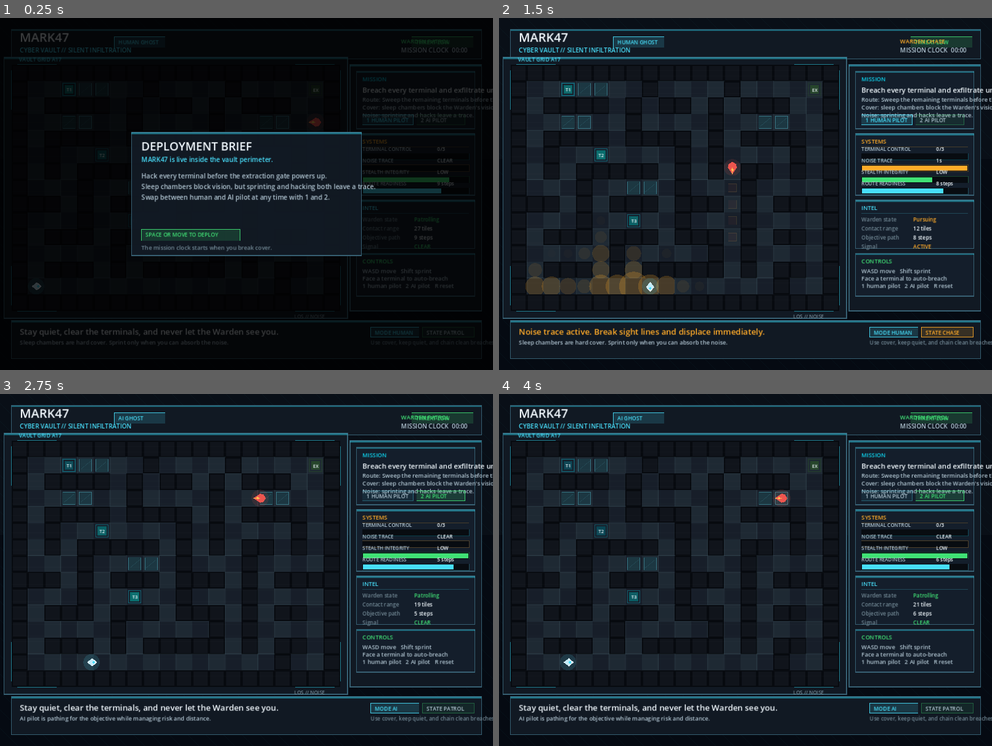
Above: before the commit, frames 1-4 (two rows, left to right).
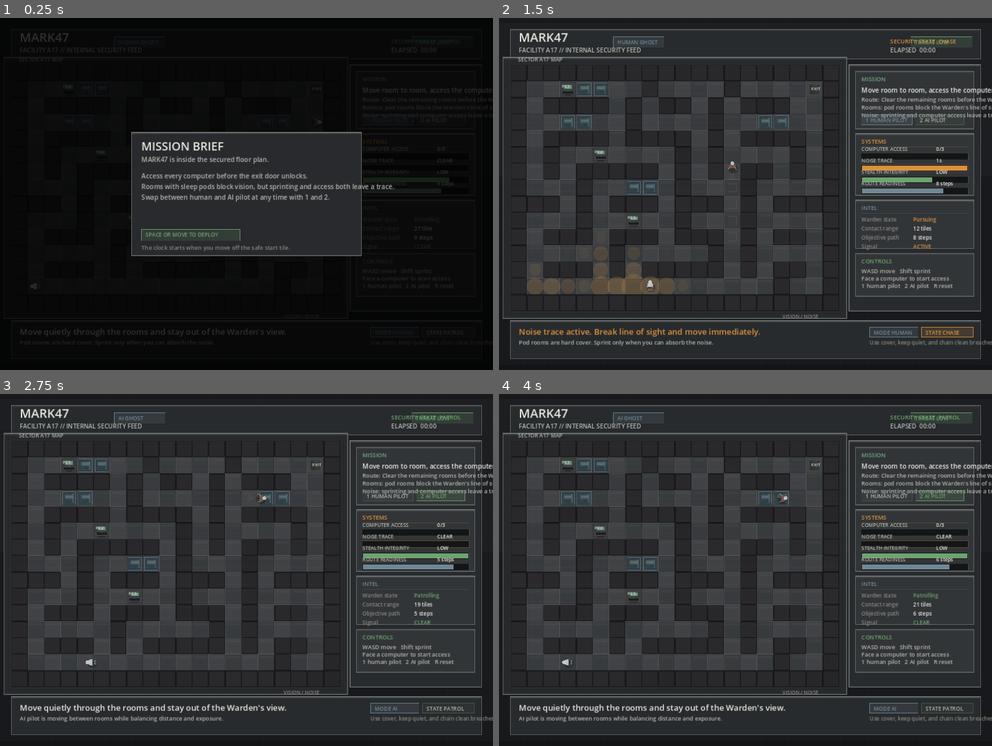
Above: after the commit, the same moments.

Repository: EmonE47/Cyber_Vault
Game: Godot game, scene res://Main.tscn
The game is run twice, just before and just after one commit, with the same random seed, the same clock (stepped at 60 frames per second) and the same inputs.
Inputs:
- Up to frame 1 (0.25 s): no input
- Up to frame 2 (1.5 s): tap Enter at 0.5 s; hold D 0.53-1.28 s; hold Shift 0.53-1.28 s; tap Space at 0.77 s; hold S from 1.28 s (still down); tap 1 at 1.35 s
- Up to frame 3 (2.75 s): tap Space at 1.52 s; release S at 2.03 s; hold D from 2.03 s (still down); tap 2 at 2.1 s
- Up to frame 4 (4 s): release D at 2.78 s; hold W 2.78-3.53 s; tap Enter at 2.85 s; tap Space at 3.02, 3.77 s; hold A from 3.53 s (still down); tap R at 3.6 s

The runs differ from the first frame. In frame 1, 4.3% of the frame differs, in the area x 2-100%, y 5-94%; in frame 2, 53%; in frame 3, 54%, in the area x 0-100%, y 2-97%; in frame 4, 54%.

Commit message:
Updated the UI

Diff:
--- a/game.gd
+++ b/game.gd
@@ -54,33 +54,33 @@
 	Vector2i(0, -1)
 ]
 
-const BG = Color(0.02, 0.04, 0.07)
-const BG_ALT = Color(0.05, 0.08, 0.11)
-const PANEL = Color(0.07, 0.1, 0.14, 0.96)
-const PANEL_SOFT = Color(0.08, 0.12, 0.17, 0.92)
-const PANEL_BORDER = Color(0.23, 0.4, 0.48, 0.92)
-const PANEL_GLOW = Color(0.18, 0.82, 0.92, 0.35)
-const FLOOR = Color(0.09, 0.12, 0.16)
-const FLOOR_ALT = Color(0.12, 0.16, 0.2)
-const GRID = Color(0.24, 0.33, 0.37, 0.28)
-const WALL = Color(0.03, 0.04, 0.06)
-const WALL_EDGE = Color(0.13, 0.16, 0.2)
-const SLEEP_ROOM = Color(0.11, 0.22, 0.26)
-const SLEEP_BORDER = Color(0.29, 0.63, 0.7)
-const GHOST = Color(0.9, 0.96, 1.0)
-const GHOST_ACCENT = Color(0.28, 0.87, 0.98)
-const WARDEN = Color(0.96, 0.34, 0.31)
-const WARDEN_ACCENT = Color(1.0, 0.74, 0.31)
-const TERMINAL = Color(0.05, 0.84, 0.95)
-const HACKED = Color(1.0, 0.84, 0.24)
-const EXIT_OFF = Color(0.15, 0.27, 0.17)
-const EXIT_ON = Color(0.2, 0.9, 0.33)
-const TEXT = Color(0.95, 0.98, 1.0)
-const DIM = Color(0.69, 0.77, 0.82)
-const MUTED = Color(0.44, 0.53, 0.58)
-const ALERT = Color(1.0, 0.67, 0.16)
-const GOOD = Color(0.25, 0.88, 0.46)
-const SHADE = Color(0, 0, 0, 0.76)
+const BG = Color(0.09, 0.1, 0.11)
+const BG_ALT = Color(0.15, 0.16, 0.17)
+const PANEL = Color(0.16, 0.17, 0.18, 0.97)
+const PANEL_SOFT = Color(0.2, 0.21, 0.22, 0.94)
+const PANEL_BORDER = Color(0.42, 0.43, 0.43, 0.96)
+const PANEL_GLOW = Color(0.7, 0.72, 0.68, 0.16)
+const FLOOR = Color(0.22, 0.23, 0.24)
+const FLOOR_ALT = Color(0.25, 0.26, 0.27)
+const GRID = Color(0.52, 0.52, 0.49, 0.18)
+const WALL = Color(0.1, 0.1, 0.11)
+const WALL_EDGE = Color(0.29, 0.29, 0.3)
+const SLEEP_ROOM = Color(0.18, 0.25, 0.28)
+const SLEEP_BORDER = Color(0.5, 0.59, 0.62)
+const GHOST = Color(0.74, 0.77, 0.8)
+const GHOST_ACCENT = Color(0.44, 0.53, 0.58)
+const WARDEN = Color(0.47, 0.34, 0.31)
+const WARDEN_ACCENT = Color(0.77, 0.64, 0.43)
+const TERMINAL = Color(0.44, 0.67, 0.52)
+const HACKED = Color(0.86, 0.66, 0.28)
+const EXIT_OFF = Color(0.2, 0.22, 0.2)
+const EXIT_ON = Color(0.39, 0.63, 0.43)
+const TEXT = Color(0.91, 0.91, 0.88)
+const DIM = Color(0.7, 0.71, 0.68)
+const MUTED = Color(0.52, 0.53, 0.5)
+const ALERT = Color(0.86, 0.57, 0.24)
+const GOOD = Color(0.43, 0.64, 0.44)
+const SHADE = Color(0, 0, 0, 0.8)
 
 var font = null
 var rng = RandomNumberGenerator.new()
@@ -887,11 +887,13 @@
 
 func draw_backdrop():
 	draw_rect(Rect2(0, 0, SCREEN_W, SCREEN_H), BG)
-	draw_rect(Rect2(0, 0, SCREEN_W, SCREEN_H * 0.4), alpha_color(BG_ALT, 0.5))
-	for y in range(0, SCREEN_H, 24):
-		draw_line(Vector2(0, y), Vector2(SCREEN_W, y), alpha_color(TEXT, 0.018), 1.0)
-	for x in range(-SCREEN_H, SCREEN_W, 44):
-		draw_line(Vector2(x, 0), Vector2(x + SCREEN_H, SCREEN_H), alpha_color(PANEL_GLOW, 0.035), 1.0)
+	draw_rect(Rect2(0, 0, SCREEN_W, SCREEN_H * 0.45), alpha_color(BG_ALT, 0.32))
+	for y in range(0, SCREEN_H, 20):
+		draw_line(Vector2(0, y), Vector2(SCREEN_W, y), alpha_color(TEXT, 0.012), 1.0)
+	for x in range(0, SCREEN_W, 64):
+		draw_line(Vector2(x, 0), Vector2(x, SCREEN_H), alpha_color(PANEL_GLOW, 0.025), 1.0)
+	draw_rect(Rect2(0, 0, SCREEN_W, 12), alpha_color(Color.BLACK, 0.18))
+	draw_rect(Rect2(0, SCREEN_H - 12, SCREEN_W, 12), alpha_color(Color.BLACK, 0.22))
 
 
 func draw_header():
@@ -899,11 +901,11 @@
 	var rect_end = rect.position + rect.size
 	draw_panel(rect, PANEL, PANEL_BORDER)
 	draw_string(font, rect.position + Vector2(20, 30), "MARK47", HORIZONTAL_ALIGNMENT_LEFT, -1, 30, TEXT)
-	draw_string(font, rect.position + Vector2(20, 56), "CYBER VAULT // SILENT INFILTRATION", HORIZONTAL_ALIGNMENT_LEFT, -1, 15, GHOST_ACCENT)
+	draw_string(font, rect.position + Vector2(20, 56), "FACILITY A17 // INTERNAL SECURITY FEED", HORIZONTAL_ALIGNMENT_LEFT, -1, 15, DIM)
 	draw_chip(Rect2(rect.position.x + 250, rect.position.y + 18, 124, 26), ghost_mode_name().to_upper(), GHOST_ACCENT, true)
 	draw_chip(Rect2(rect_end.x - 170, rect.position.y + 18, 150, 26), "THREAT " + danger_label(), danger_color(), true)
-	draw_string(font, Vector2(rect_end.x - 196, rect.position.y + 34), "WARDEN " + short_ai_state(), HORIZONTAL_ALIGNMENT_LEFT, -1, 14, ai_state_color())
-	draw_string(font, Vector2(rect_end.x - 196, rect.position.y + 56), "MISSION CLOCK  " + format_time(mission_time), HORIZONTAL_ALIGNMENT_LEFT, -1, 15, DIM)
+	draw_string(font, Vector2(rect_end.x - 220, rect.position.y + 34), "SECURITY STATE  " + short_ai_state(), HORIZONTAL_ALIGNMENT_LEFT, -1, 14, ai_state_color())
+	draw_string(font, Vector2(rect_end.x - 220, rect.position.y + 56), "ELAPSED  " + format_time(mission_time), HORIZONTAL_ALIGNMENT_LEFT, -1, 15, DIM)
 
 
 func draw_world_frame():
@@ -911,17 +913,15 @@
 	var rect = world_rect()
 	var rect_end = rect.position + rect.size
 	draw_panel(outer, PANEL, PANEL_BORDER)
-	draw_rect(rect, alpha_color(Color(0.01, 0.02, 0.03), 0.55))
-	draw_line(rect.position + Vector2(14, 0), rect.position + Vector2(110, 0), alpha_color(PANEL_GLOW, 0.55), 2.0)
-	draw_line(rect.position + Vector2(0, 14), rect.position + Vector2(0, 110), alpha_color(PANEL_GLOW, 0.55), 2.0)
-	draw_line(Vector2(rect_end.x - 14, rect.position.y), Vector2(rect_end.x - 110, rect.position.y), alpha_color(PANEL_GLOW, 0.55), 2.0)
-	draw_line(Vector2(rect_end.x, rect.position.y + 14), Vector2(rect_end.x, rect.position.y + 110), alpha_color(PANEL_GLOW, 0.55), 2.0)
-	draw_line(Vector2(rect.position.x, rect_end.y - 14), Vector2(rect.position.x, rect_end.y - 110), alpha_color(PANEL_GLOW, 0.55), 2.0)
-	draw_line(Vector2(rect.position.x + 14, rect_end.y), Vector2(rect.position.x + 110, rect_end.y), alpha_color(PANEL_GLOW, 0.55), 2.0)
-	draw_line(Vector2(rect_end.x - 14, rect_end.y), Vector2(rect_end.x - 110, rect_end.y), alpha_color(PANEL_GLOW, 0.55), 2.0)
-	draw_line(Vector2(rect_end.x, rect_end.y - 14), Vector2(rect_end.x, rect_end.y - 110), alpha_color(PANEL_GLOW, 0.55), 2.0)
-	draw_string(font, rect.position + Vector2(18, -8), "VAULT GRID A17", HORIZONTAL_ALIGNMENT_LEFT, -1, 13, GHOST_ACCENT)
-	draw_string(font, Vector2(rect_end.x - 112, rect_end.y + 18), "LOS // NOISE", HORIZONTAL_ALIGNMENT_LEFT, -1, 12, MUTED)
+	draw_rect(rect, alpha_color(Color(0.04, 0.04, 0.05), 0.86))
+	draw_rect(rect.grow(8), alpha_color(Color.BLACK, 0.12), false, 1.0)
+	draw_line(rect.position + Vector2(0, 1), Vector2(rect_end.x, rect.position.y + 1), alpha_color(TEXT, 0.12), 2.0)
+	draw_line(rect.position + Vector2(1, 0), Vector2(rect.position.x + 1, rect_end.y), alpha_color(TEXT, 0.08), 2.0)
+	draw_line(Vector2(rect.position.x, rect_end.y - 1), Vector2(rect_end.x, rect_end.y - 1), alpha_color(Color.BLACK, 0.28), 2.0)
+	draw_line(Vector2(rect_end.x - 1, rect.position.y), Vector2(rect_end.x - 1, rect_end.y), alpha_color(Color.BLACK, 0.28), 2.0)
+	draw_string(font, rect.position + Vector2(18, -8), "SECTOR A17 MAP", HORIZONTAL_ALIGNMENT_LEFT, -1, 13, DIM)
+	draw_string(font, Vector2(rect_end.x - 138, rect_end.y + 18), "VISION / NOISE", HORIZONTAL_ALIGNMENT_LEFT, -1, 12, MUTED)
+	draw_corner_bolts(outer)
 
 
 func draw_world():
@@ -929,22 +929,36 @@
 		for x in range(GRID_W):
 			var tile = Vector2i(x, y)
 			var rect = tile_rect(tile)
+			var wear = tile_wear(tile)
 			if wall_lookup.has(tile):
 				draw_rect(rect, WALL)
-				draw_rect(rect.grow(-3), alpha_color(WALL_EDGE, 0.32))
+				draw_rect(rect.grow(-2), alpha_color(WALL_EDGE, 0.26 + wear * 0.08))
+				draw_line(rect.position + Vector2(0, 1), rect.position + Vector2(rect.size.x, 1), alpha_color(TEXT, 0.05), 1.0)
+				draw_line(rect.position + Vector2(1, 0), rect.position + Vector2(1, rect.size.y), alpha_color(TEXT, 0.04), 1.0)
+				draw_line(rect.position + Vector2(rect.size.x - 1, 0), rect.position + Vector2(rect.size.x - 1, rect.size.y), alpha_color(Color.BLACK, 0.18), 1.0)
+				draw_line(rect.position + Vector2(0, rect.size.y - 1), rect.position + Vector2(rect.size.x, rect.size.y - 1), alpha_color(Color.BLACK, 0.18), 1.0)
 			else:
 				var floor_color = FLOOR if (x + y) % 2 == 0 else FLOOR_ALT
 				draw_rect(rect, floor_color)
+				draw_line(rect.position + Vector2(0, rect.size.y - 1), rect.position + Vector2(rect.size.x, rect.size.y - 1), alpha_color(Color.BLACK, 0.12), 1.0)
+				draw_line(rect.position + Vector2(rect.size.x - 1, 0), rect.position + Vector2(rect.size.x - 1, rect.size.y), alpha_color(Color.BLACK, 0.12), 1.0)
+				draw_rect(Rect2(rect.position + Vector2(4, 4), Vector2(rect.size.x - 8, 6)), alpha_color(TEXT, 0.015 + wear * 0.018))
+				if int(wear * 10.0) % 3 == 0:
+					draw_line(rect.position + Vector2(8, 24), rect.position + Vector2(rect.size.x - 7, 20), alpha_color(Color.BLACK, 0.08), 1.0)
 				draw_rect(rect, GRID, false, 1.0)
-				draw_rect(Rect2(rect.position + Vector2(3, 3), rect.size - Vector2(6, 6)), alpha_color(TEXT, 0.012), false, 1.0)
 				if sleep_lookup.has(tile):
-					draw_rect(rect.grow(-4), alpha_color(SLEEP_ROOM, 0.95))
-					draw_rect(rect.grow(-5), alpha_color(SLEEP_BORDER, 0.6), false, 1.0)
-					draw_line(rect.position + Vector2(8, rect.size.y - 10), rect.position + Vector2(rect.size.x - 8, 10), alpha_color(SLEEP_BORDER, 0.2), 1.0)
+					var room = rect.grow(-4)
+					draw_rect(room, alpha_color(SLEEP_ROOM, 0.95))
+					draw_rect(room, alpha_color(SLEEP_BORDER, 0.55), false, 1.0)
+					var bunk = Rect2(room.position + Vector2(5, 7), Vector2(room.size.x - 10, 11))
+					draw_rect(bunk, alpha_color(TEXT, 0.08))
+					draw_rect(Rect2(bunk.position + Vector2(2, 2), Vector2(bunk.size.x - 4, bunk.size.y - 4)), alpha_color(TEXT, 0.16))
+					draw_rect(Rect2(room.position + Vector2(room.size.x - 8, 5), Vector2(4, room.size.y - 10)), alpha_color(SLEEP_BORDER, 0.24))
+					draw_line(rect.position + Vector2(7, rect.size.y - 9), rect.position + Vector2(rect.size.x - 7, 9), alpha_color(SLEEP_BORDER, 0.12), 1.0)
 				var heat_value = float(heat[y][x])
 				if heat_value > 0.25:
 					var alpha = minf(0.22, heat_value * 0.03)
-					draw_circle(tile_center(tile), 9.0 + heat_value * 2.4, alpha_color(ALERT, alpha))
+					draw_circle(tile_center(tile), 8.0 + heat_value * 2.0, alpha_color(ALERT, alpha))
 
 	for terminal in terminal_tiles:
 		draw_terminal(terminal, terminal_tiles.find(terminal) + 1)
@@ -964,26 +978,37 @@
 
 func draw_terminal(terminal, index):
 	var pulse = 0.5 + 0.5 * sin(ambient_time * 4.0 + float(index))
-	var rect = Rect2(terminal.x * TILE_SIZE + WORLD_OFFSET_X + 9, terminal.y * TILE_SIZE + WORLD_OFFSET_Y + 9, TILE_SIZE - 18, TILE_SIZE - 18)
-	var fill = HACKED if hacked_lookup.has(terminal) else Color(0.04, 0.25 + pulse * 0.18, 0.31 + pulse * 0.12)
-	var outline = HACKED if hacked_lookup.has(terminal) else TERMINAL
-	draw_rect(rect, fill)
-	draw_rect(rect.grow(4), alpha_color(outline, 0.28 + pulse * 0.1), false, 2.0)
-	draw_rect(Rect2(rect.position + Vector2(4, 4), rect.size - Vector2(8, 8)), alpha_color(TEXT, 0.07), false, 1.0)
-	draw_line(rect.position + Vector2(5, rect.size.y * 0.58), rect.position + Vector2(rect.size.x - 5, rect.size.y * 0.58), alpha_color(TEXT, 0.18), 1.0)
-	draw_string(font, rect.position + Vector2(5, 16), "T" + str(index), HORIZONTAL_ALIGNMENT_LEFT, -1, 11, TEXT)
+	var tile = tile_rect(terminal)
+	var desk = Rect2(tile.position + Vector2(5, 23), Vector2(TILE_SIZE - 10, 8))
+	var monitor_frame = Rect2(tile.position + Vector2(9, 8), Vector2(TILE_SIZE - 18, 12))
+	var monitor_glow = HACKED if hacked_lookup.has(terminal) else TERMINAL
+	draw_rect(desk, alpha_color(WALL_EDGE, 0.85))
+	draw_rect(Rect2(desk.position + Vector2(2, 1), Vector2(desk.size.x - 4, desk.size.y - 2)), alpha_color(Color(0.11, 0.11, 0.12), 0.95))
+	draw_rect(Rect2(tile.position + Vector2(TILE_SIZE * 0.5 - 1, 20), Vector2(2, 5)), alpha_color(WALL_EDGE, 0.9))
+	draw_rect(monitor_frame, alpha_color(WALL_EDGE, 0.88))
+	draw_rect(Rect2(monitor_frame.position + Vector2(2, 2), Vector2(monitor_frame.size.x - 4, monitor_frame.size.y - 4)), alpha_color(monitor_glow, 0.7 + pulse * 0.1))
+	draw_line(monitor_frame.position + Vector2(3, monitor_frame.size.y - 4), monitor_frame.position + Vector2(monitor_frame.size.x - 3, monitor_frame.size.y - 4), alpha_color(TEXT, 0.1), 1.0)
+	draw_rect(Rect2(tile.position + Vector2(12, 32), Vector2(TILE_SIZE - 24, 3)), alpha_color(Color.BLACK, 0.3))
+	draw_string(font, tile.position + Vector2(5, 16), "PC" + str(index), HORIZONTAL_ALIGNMENT_LEFT, -1, 10, TEXT)
 	if hack_target == terminal:
-		draw_rect(rect.grow(7), alpha_color(ALERT, 0.8), false, 2.0)
+		draw_rect(monitor_frame.grow(6), alpha_color(ALERT, 0.7), false, 2.0)
 		draw_circle(tile_center(terminal), 18.0 + pulse * 5.0, alpha_color(ALERT, 0.12))
 
 
 func draw_exit_tile():
 	var pulse = 0.5 + 0.5 * sin(ambient_time * 3.2)
 	var fill = EXIT_ON if all_hacked() else EXIT_OFF
-	var rect = Rect2(exit_tile.x * TILE_SIZE + WORLD_OFFSET_X + 10, exit_tile.y * TILE_SIZE + WORLD_OFFSET_Y + 10, TILE_SIZE - 20, TILE_SIZE - 20)
-	draw_rect(rect, fill)
-	draw_rect(rect.grow(5), alpha_color(fill, 0.35 + pulse * 0.18), false, 2.0)
-	draw_string(font, rect.position + Vector2(4, 16), "EX", HORIZONTAL_ALIGNMENT_LEFT, -1, 11, TEXT)
+	var rect = Rect2(exit_tile.x * TILE_SIZE + WORLD_OFFSET_X + 6, exit_tile.y * TILE_SIZE + WORLD_OFFSET_Y + 6, TILE_SIZE - 12, TILE_SIZE - 12)
+	var half_w = rect.size.x * 0.5 - 2.0
+	var left = Rect2(rect.position + Vector2(2, 2), Vector2(half_w, rect.size.y - 4))
+	var right = Rect2(Vector2(rect.position.x + rect.size.x - half_w - 2.0, rect.position.y + 2), Vector2(half_w, rect.size.y - 4))
+	draw_rect(rect, alpha_color(WALL_EDGE, 0.82))
+	draw_rect(left, fill.darkened(0.12))
+	draw_rect(right, fill)
+	draw_line(Vector2(rect.position.x + rect.size.x * 0.5, rect.position.y + 3), Vector2(rect.position.x + rect.size.x * 0.5, rect.position.y + rect.size.y - 3), alpha_color(Color.BLACK, 0.28), 1.0)
+	draw_rect(Rect2(rect.position + Vector2(6, 4), Vector2(rect.size.x - 12, 3)), alpha_color(TEXT, 0.08))
+	draw_rect(Rect2(rect.position + Vector2(rect.size.x * 0.5 - 3, 6), Vector2(6, 4)), alpha_color(fill, 0.65 + pulse * 0.2))
+	draw_string(font, rect.position + Vector2(6, 16), "EXIT", HORIZONTAL_ALIGNMENT_LEFT, -1, 10, TEXT)
 
 
 func draw_vision_tiles():
@@ -1006,33 +1031,44 @@
 func draw_ghost_actor(pos):
 	var facing = unit_dir(ghost_facing)
 	var side = Vector2(-facing.y, facing.x)
-	var body = PackedVector2Array([
-		pos + facing * 14.0,
-		pos + side * 10.0 + facing * 2.0,
-		pos - facing * 11.0,
-		pos - side * 10.0 + facing * 2.0
+	var torso = PackedVector2Array([
+		pos + side * 8.0 + facing * 2.0,
+		pos + side * 6.0 - facing * 7.0,
+		pos - side * 6.0 - facing * 7.0,
+		pos - side * 8.0 + facing * 2.0
 	])
-	draw_circle(pos, 18.0 + (0.5 + 0.5 * sin(ambient_time * 5.0)) * 2.0, alpha_color(GHOST_ACCENT, 0.14))
-	draw_colored_polygon(body, alpha_color(GHOST, 0.96))
-	draw_circle(pos, 7.0, alpha_color(GHOST_ACCENT, 0.18))
-	draw_circle(pos + facing * 5.0, 3.0, GHOST_ACCENT)
+	var leg_left = pos + side * 3.0 + facing * 8.0
+	var leg_right = pos - side * 3.0 + facing * 8.0
+	draw_circle(pos + Vector2(2, 3), 11.0, alpha_color(Color.BLACK, 0.22))
+	draw_colored_polygon(torso, alpha_color(GHOST, 0.96))
+	draw_circle(pos - facing * 10.0, 4.5, alpha_color(TEXT, 0.78))
+	draw_circle(leg_left, 2.6, alpha_color(GHOST_ACCENT, 0.65))
+	draw_circle(leg_right, 2.6, alpha_color(GHOST_ACCENT, 0.65))
+	draw_line(pos - side * 5.0 - facing * 1.0, pos - side * 8.0 + facing * 4.0, alpha_color(GHOST_ACCENT, 0.55), 2.0)
+	draw_line(pos + side * 5.0 - facing * 1.0, pos + side * 8.0 + facing * 4.0, alpha_color(GHOST_ACCENT, 0.55), 2.0)
 
 
 func draw_warden_actor(pos):
 	var facing = unit_dir(warden_facing)
 	var side = Vector2(-facing.y, facing.x)
-	var body = PackedVector2Array([
-		pos + facing * 17.0,
-		pos + side * 11.0,
-		pos - facing * 8.0 + side * 9.0,
-		pos - facing * 14.0,
-		pos - facing * 8.0 - side * 9.0,
-		pos - side * 11.0
+	var torso = PackedVector2Array([
+		pos + side * 9.0 + facing * 1.0,
+		pos + side * 7.0 - facing * 8.0,
+		pos - side * 7.0 - facing * 8.0,
+		pos - side * 9.0 + facing * 1.0
 	])
-	draw_circle(pos, 20.0 + (0.5 + 0.5 * sin(ambient_time * 8.0)) * 1.8, alpha_color(WARDEN, 0.11))
-	draw_colored_polygon(body, alpha_color(WARDEN, 0.96))
-	draw_line(pos, pos + facing * 16.0, alpha_color(WARDEN_ACCENT, 0.95), 2.0)
-	draw_circle(pos + facing * 6.0, 3.0, WARDEN_ACCENT)
+	var beam = PackedVector2Array([
+		pos + facing * 5.0,
+		pos + facing * 30.0 + side * 10.0,
+		pos + facing * 30.0 - side * 10.0
+	])
+	draw_circle(pos + Vector2(2, 3), 12.0, alpha_color(Color.BLACK, 0.24))
+	draw_colored_polygon(beam, alpha_color(WARDEN_ACCENT, 0.055))
+	draw_colored_polygon(torso, alpha_color(WARDEN, 0.96))
+	draw_circle(pos - facing * 10.0, 4.6, alpha_color(TEXT, 0.74))
+	draw_line(pos + side * 6.0 - facing * 1.0, pos + side * 11.0 + facing * 5.0, alpha_color(WARDEN_ACCENT, 0.68), 2.0)
+	draw_line(pos - side * 6.0 - facing * 1.0, pos - side * 10.0 + facing * 6.0, alpha_color(WARDEN_ACCENT, 0.5), 2.0)
+	draw_line(pos, pos + facing * 14.0, alpha_color(Color.BLACK, 0.38), 2.0)
 
 
 func draw_hack_feedback(ghost_pos):
@@ -1065,11 +1101,11 @@
 func draw_mission_card(rect):
 	draw_panel(rect, PANEL_SOFT, PANEL_BORDER)
 	draw_card_title(rect, "MISSION", TERMINAL)
-	draw_string(font, rect.position + Vector2(14, 52), "Breach every terminal and exfiltrate unseen.", HORIZONTAL_ALIGNMENT_LEFT, -1, 17, TEXT)
+	draw_string(font, rect.position + Vector2(14, 52), "Move room to room, access the computers, and get out unseen.", HORIZONTAL_ALIGNMENT_LEFT, -1, 16, TEXT)
 	draw_text_lines([
 		"Route: " + objective_summary(),
-		"Cover: sleep chambers block the Warden's vision.",
-		"Noise: sprinting and hacks leave a trace."
+		"Rooms: pod rooms block the Warden's line of sight.",
+		"Noise: sprinting and computer access leave a trace."
 	], rect.position + Vector2(14, 74), 14, 19, DIM)
 	var chip_y = rect.position.y + rect.size.y - 34
 	draw_chip(Rect2(rect.position.x + 14, chip_y, 124, 24), "1 HUMAN PILOT", GHOST_ACCENT, ghost_mode == GHOST_MODE_HUMAN)
@@ -1082,7 +1118,7 @@
 	var x = rect.position.x + 14
 	var y = rect.position.y + 48
 	var w = rect.size.x - 28
-	draw_progress_bar(Rect2(x, y, w, 16), "TERMINAL CONTROL", hack_ratio(), TERMINAL, str(hacked_lookup.size()) + "/" + str(terminal_tiles.size()))
+	draw_progress_bar(Rect2(x, y, w, 16), "COMPUTER ACCESS", hack_ratio(), TERMINAL, str(hacked_lookup.size()) + "/" + str(terminal_tiles.size()))
 	y += 28
 	draw_progress_bar(Rect2(x, y, w, 16), "NOISE TRACE", noise_ratio(), ALERT, trace_text())
 	y += 28
@@ -1110,7 +1146,7 @@
 	draw_card_title(rect, "CONTROLS", GOOD)
 	draw_text_lines([
 		"WASD move   Shift sprint",
-		"Face a terminal to auto-breach",
+		"Face a computer to start access",
 		"1 human pilot   2 AI pilot   R reset"
 	], rect.position + Vector2(14, 48), 14, 18, DIM)
 
@@ -1130,15 +1166,15 @@
 	draw_rect(Rect2(0, 0, SCREEN_W, SCREEN_H), SHADE)
 	var rect = Rect2((SCREEN_W - 560) * 0.5, (SCREEN_H - 300) * 0.5, 560, 300)
 	draw_panel(rect, PANEL, PANEL_BORDER)
-	draw_string(font, rect.position + Vector2(24, 44), "DEPLOYMENT BRIEF", HORIZONTAL_ALIGNMENT_LEFT, -1, 28, TEXT)
-	draw_string(font, rect.position + Vector2(24, 72), "MARK47 is live inside the vault perimeter.", HORIZONTAL_ALIGNMENT_LEFT, -1, 16, GHOST_ACCENT)
+	draw_string(font, rect.position + Vector2(24, 44), "MISSION BRIEF", HORIZONTAL_ALIGNMENT_LEFT, -1, 28, TEXT)
+	draw_string(font, rect.position + Vector2(24, 72), "MARK47 is inside the secured floor plan.", HORIZONTAL_ALIGNMENT_LEFT, -1, 16, DIM)
 	draw_text_lines([
-		"Hack every terminal before the extraction gate powers up.",
-		"Sleep chambers block vision, but sprinting and hacking both leave a trace.",
+		"Access every computer before the exit door unlocks.",
+		"Rooms with sleep pods block vision, but sprinting and access both leave a trace.",
 		"Swap between human and AI pilot at any time with 1 and 2."
 	], rect.position + Vector2(24, 112), 16, 26, DIM)
 	draw_chip(Rect2(rect.position.x + 24, rect.position.y + 236, 240, 28), "SPACE OR MOVE TO DEPLOY", GOOD, true)
-	draw_string(font, rect.position + Vector2(24, 286), "The mission clock starts when you break cover.", HORIZONTAL_ALIGNMENT_LEFT, -1, 14, MUTED)
+	draw_string(font, rect.position + Vector2(24, 286), "The clock starts when you move off the safe start tile.", HORIZONTAL_ALIGNMENT_LEFT, -1, 14, MUTED)
 
 
 func draw_end_screen():
@@ -1151,14 +1187,16 @@
 	draw_text_lines([
 		"R restarts the run immediately.",
 		"1 and 2 still switch between human and AI pilot.",
-		"Use the mission card to plan a cleaner next route."
+		"Use the room layout to plan a cleaner next route."
 	], rect.position + Vector2(24, 132), 14, 22, DIM)
 
 
 func draw_panel(rect, fill, border):
 	draw_rect(rect, fill)
 	draw_rect(rect, alpha_color(border, 0.92), false, 2.0)
-	draw_rect(Rect2(rect.position, Vector2(rect.size.x, 4)), alpha_color(PANEL_GLOW, 0.42))
+	draw_rect(Rect2(rect.position, Vector2(rect.size.x, 4)), alpha_color(TEXT, 0.08))
+	draw_line(rect.position + Vector2(0, rect.size.y - 1), rect.position + Vector2(rect.size.x, rect.size.y - 1), alpha_color(Color.BLACK, 0.25), 1.0)
+	draw_line(rect.position + Vector2(rect.size.x - 1, 0), rect.position + Vector2(rect.size.x - 1, rect.size.y), alpha_color(Color.BLACK, 0.25), 1.0)
 
 
 func draw_card_title(rect, text, color):
@@ -1214,6 +1252,22 @@
 
 func alpha_color(color, alpha):
 	return Color(color.r, color.g, color.b, alpha)
+
+
+func draw_corner_bolts(rect):
+	var points = [
+		rect.position + Vector2(12, 12),
+		Vector2(rect.position.x + rect.size.x - 12, rect.position.y + 12),
+		Vector2(rect.position.x + 12, rect.position.y + rect.size.y - 12),
+		rect.position + rect.size - Vector2(12, 12)
+	]
+	for point in points:
+		draw_circle(point, 3.0, alpha_color(Color.BLACK, 0.32))
+		draw_circle(point, 1.6, alpha_color(TEXT, 0.2))
+
+
+func tile_wear(tile):
+	return abs(sin(float(tile.x) * 1.91 + float(tile.y) * 1.37 + float(tile.x * tile.y) * 0.11))
 
 
 func unit_dir(dir):
@@ -1268,12 +1322,12 @@
 
 func objective_summary():
 	if all_hacked():
-		return "Extraction gate is live. Get to the exit."
+		return "The exit door is unlocked. Move to the marked exit."
 	if hack_target != null:
-		return "Breach running. Hold your angle for 1.0 seconds."
+		return "Computer access in progress. Hold your position."
 	if terminal_in_front() != null:
-		return "Terminal in reach. Hold steady to start the breach."
-	return "Sweep the remaining terminals before the Warden converges."
+		return "Computer in reach. Hold steady to start access."
+	return "Clear the remaining rooms before the Warden converges."
 
 
 func pretty_ai_state():
@@ -1345,28 +1399,28 @@
 
 func status_banner_text():
 	if result_text == "GHOST WINS":
-		return "Vault compromised. Extraction confirmed."
+		return "Objective complete. The operator reached the exit."
 	if result_text == "WARDEN WINS":
-		return "Security locked the trace. Mission failed."
+		return "Security made visual contact. Mission failed."
 	if hack_target != null:
-		return "Breaching terminal. Hold position and maintain your facing."
+		return "Accessing computer. Hold position and keep your facing."
 	if all_hacked():
-		return "All terminals breached. Reach the extraction gate now."
+		return "All computers accessed. Reach the exit door now."
 	if signal_timer > 0.0:
-		return "Noise trace active. Break sight lines and displace immediately."
+		return "Noise trace active. Break line of sight and move immediately."
 	if terminal_in_front() != null:
-		return "Terminal ready. Pause here to auto-breach."
-	return "Stay quiet, clear the terminals, and never let the Warden see you."
+		return "Computer ready. Pause here to begin access."
+	return "Move quietly through the rooms and stay out of the Warden's view."
 
 
 func status_hint_text():
 	if ghost_mode == GHOST_MODE_AI:
-		return "AI pilot is pathing for the objective while managing risk and distance."
+		return "AI pilot is moving between rooms while balancing distance and exposure."
 	if hack_target != null:
-		return "You can cancel the breach by turning away or stepping off the approach."
+		return "You can cancel the access by turning away or stepping off the computer."
 	if all_hacked():
-		return "The exit is the green extraction tile marked EX inside the vault."
-	return "Sleep chambers are hard cover. Sprint only when you can absorb the noise."
+		return "The exit is the marked door inside the right side of the floor plan."
+	return "Pod rooms are hard cover. Sprint only when you can absorb the noise."
 
 
 func status_banner_color():
@@ -1385,8 +1439,8 @@
 
 func end_screen_subtitle():
 	if result_text == "GHOST WINS":
-		return "The vault was breached before security could close the lane."
-	return "The Warden confirmed visual contact and collapsed the operation."
+		return "Every computer was accessed before security closed the floor."
+	return "The Warden confirmed visual contact and stopped the operation."
 
 
 func short_mode_name():
